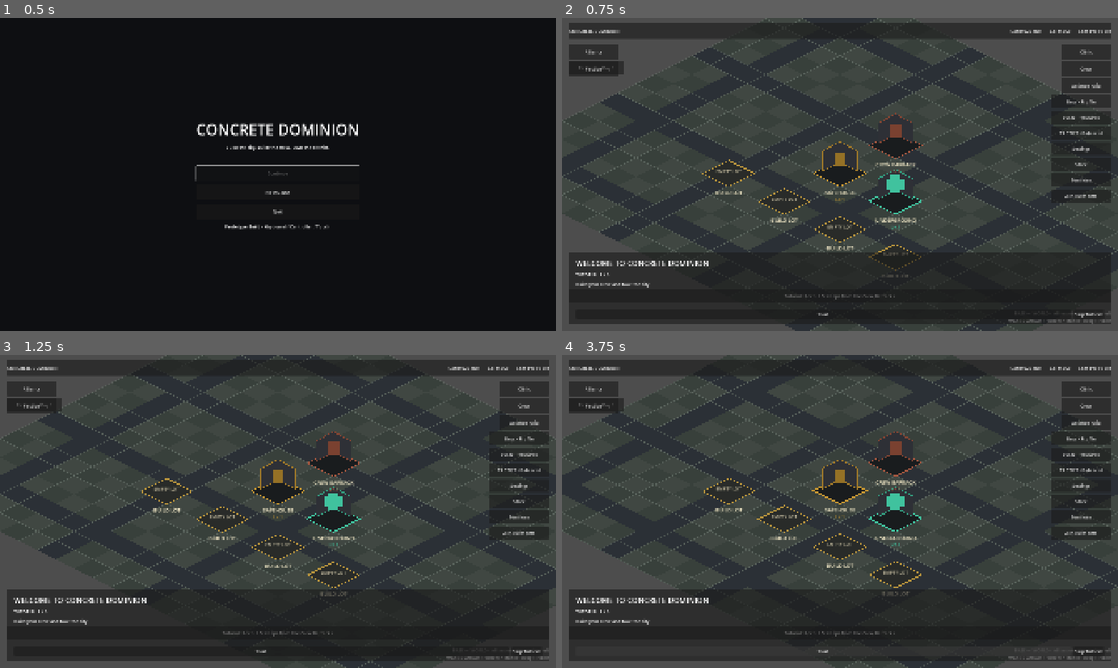
Above: before the commit, frames 1-4 (two rows, left to right).
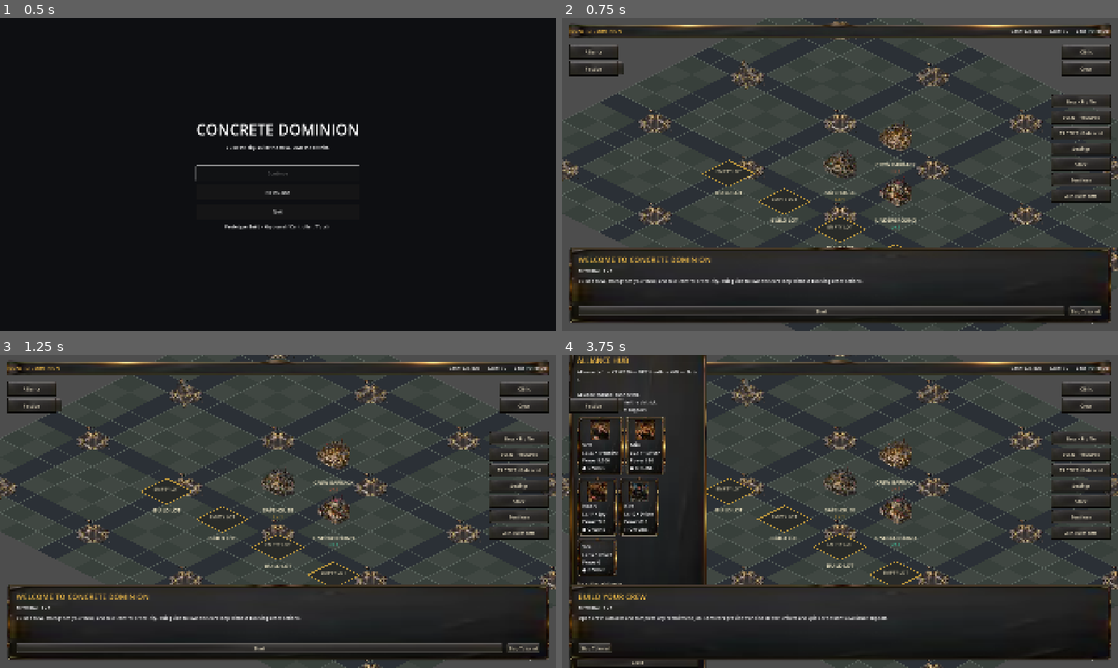
Above: after the commit, the same moments.

Repository: betasio/ConcreteDominion
Game: Godot game, scene res://scenes/core/Boot.tscn
The game is run twice, just before and just after one commit, with the same random seed, the same clock (stepped at 60 frames per second) and the same inputs.
Inputs (mouse positions are in pixels of both pictures, inside the frame that each line leads up to):
- Up to frame 1 (0.5 s): no input
- Up to frame 2 (0.75 s): click "New Game" at 0.5 s
- Up to frame 3 (1.25 s): no input
- Up to frame 4 (3.75 s): click "Start" at 1.25 s; click (823, 652) at 2 s, where only the run before the commit has a clickable "Start"; click "Alliance" at 2.75 s; click (639, 649) at 3.5 s, where only the run after the commit has a clickable "Post: Ready for the next hit."

Frame 1 is identical in both runs. In frame 2, 11% of the frame differs, in the area x 0-100%, y 0-98%; in frame 3, 11%; in frame 4, 26%, in the area x 0-100%, y 0-100%.
Error before the commit: Parse Error: Too many arguments for "setup()" call. Expected at most 21 but received 22. (res://scripts/core/Main.gd:153)

Commit message:
Persist player-created Faction state

Diff:
--- a/scripts/core/SaveManager.gd
+++ b/scripts/core/SaveManager.gd
@@ -6,7 +6,7 @@
 
 const SAVE_PATH := "user://concrete_dominion_save.json"
 const BACKUP_PATH := "user://concrete_dominion_save.backup.json"
-const SAVE_VERSION := 21
+const SAVE_VERSION := 22
 
 var economy: PlayerEconomy
 var loot_inventory: LootInventory
@@ -19,6 +19,7 @@
 var mailbox: MailboxManager
 var alliance: AllianceManager
 var alliance_social: AllianceSocial
+var faction: FactionManager
 var roster: TroopRoster
 var hospital: HospitalQueue
 var construction: ConstructionQueue
@@ -50,6 +51,7 @@
 	mailbox_manager: MailboxManager,
 	alliance_manager: AllianceManager,
 	social: AllianceSocial,
+	faction_manager: FactionManager,
 	troop_roster: TroopRoster,
 	hospital_queue: HospitalQueue,
 	construction_queue: ConstructionQueue,
@@ -72,6 +74,7 @@
 	mailbox = mailbox_manager
 	alliance = alliance_manager
 	alliance_social = social
+	faction = faction_manager
 	roster = troop_roster
 	hospital = hospital_queue
 	construction = construction_queue
@@ -94,6 +97,7 @@
 	mailbox.changed.connect(mark_dirty)
 	alliance.changed.connect(mark_dirty)
 	alliance_social.changed.connect(mark_dirty)
+	faction.changed.connect(mark_dirty)
 	roster.changed.connect(mark_dirty)
 	hospital.queue_changed.connect(mark_dirty)
 	construction.queue_changed.connect(mark_dirty)
@@ -144,6 +148,7 @@
 		"mailbox": mailbox.get_save_data(),
 		"alliance": alliance.get_save_data(),
 		"alliance_social": alliance_social.get_save_data(),
+		"faction": faction.get_save_data(),
 		"roster": roster.get_save_data(),
 		"hospital": hospital.get_save_data(),
 		"construction": construction.get_save_data(),
@@ -203,6 +208,7 @@
 	mailbox.load_save_data(data.get("mailbox", {}))
 	alliance.load_save_data(data.get("alliance", {}))
 	alliance_social.load_save_data(data.get("alliance_social", {}), elapsed)
+	faction.load_save_data(data.get("faction", {}))
 	roster.load_save_data(data.get("roster", {}))
 	city_map.load_save_data(data.get("world", {}), elapsed)
 	world_control.load_save_data(data.get("world_control", {}), elapsed)
@@ -363,6 +369,10 @@
 			}
 		data["world_control"] = world_control_data
 
+	if version < 22:
+		if not data.has("faction"):
+			data["faction"] = {}
+
 	data["schema_meta"] = {
 		"migrated_from": version,
 		"schema": SAVE_VERSION
